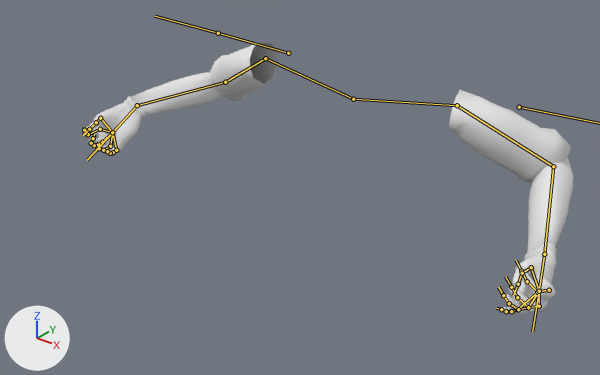
The FBX model Assets/_RPG/Models/FpsArms/FpsArms.fbx: old version first, new version second.
Both versions are drawn from a 50 mm camera at (5.1, -7.32, 3.2) aimed at (0.25, -1.25, -0.56). Every picture has the same lights, and +X, +Y and +Z are marked at lower left. Both versions are drawn at frame 12 of the action 'Armature.001|HitOneHanded'; the numbers are the values there. The bones that bend it are drawn over the model as lines.

In view in the first picture: 'arm'.
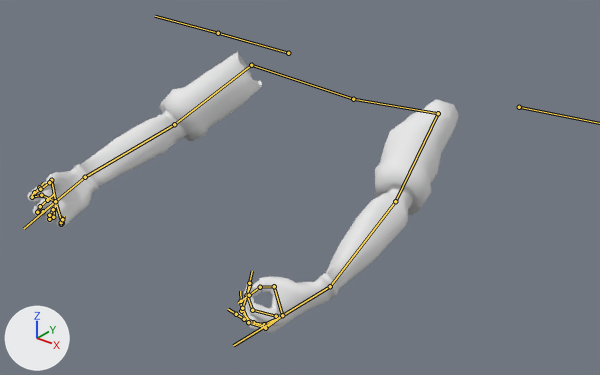
Boxes [x1, y1, x2, y2] around the edits, measured in the pictures (600 x 375 px):
'arm', posed (12% narrower)
    before: [82, 42, 573, 315]
    after: [27, 52, 459, 333]
bone 'Bone_L', root to tip
    before: (353, 99) to (265, 58)
    after: (353, 99) to (251, 65)
bone 'Bone_L.001', root to tip
    before: (265, 58) to (225, 82)
    after: (251, 65) to (174, 124)
bone 'Bone_L.002', root to tip
    before: (225, 82) to (137, 105)
    after: (174, 124) to (85, 177)
bone 'Bone_L.003', root to tip
    before: (137, 105) to (112, 132)
    after: (85, 177) to (55, 201)
bone 'Bone_R', root to tip
    before: (353, 99) to (457, 105)
    after: (353, 99) to (438, 113)
bone 'Bone_R.001', root to tip
    before: (457, 105) to (553, 166)
    after: (438, 113) to (395, 201)
bone 'Bone_R.002', root to tip
    before: (553, 166) to (544, 254)
    after: (395, 201) to (330, 286)
bone 'Bone_R.003', root to tip
    before: (544, 254) to (539, 291)
    after: (330, 286) to (282, 315)

The change in detail:
Bone 'Bone_L' (bone_bone_l) turns from (0, 0, 0) to (0, 2, 13) degrees about its own x, y and z.
Bone 'Bone_L.001' (bone_bone_l_001) turns from (-45, 58, -56) to (-95, 69, -34) degrees about its own x, y and z.
Bone 'Bone_L.002' (bone_bone_l_002) turns from (-96, 23, -13) to (-24, 33, -4) degrees about its own x, y and z.
Bone 'Bone_L.003' (bone_bone_l_003) turns from (16, 15, -26) to (-3, -3, -10) degrees about its own x, y and z.
Bone 'Bone_R' (bone_bone_r) turns from (0, 0, 0) to (0, -2, -14) degrees about its own x, y and z.
Bone 'Bone_R.001' (bone_bone_r_001) turns from (-80, -67, 102) to (-44, -57, -24) degrees about its own x, y and z.
Bone 'Bone_R.002' (bone_bone_r_002) turns from (-93, 11, 11) to (-19, -58, 5) degrees about its own x, y and z.
Bone 'Bone_R.003' (bone_bone_r_003) turns from (7, 0, -1) to (-8, 6, 24) degrees about its own x, y and z.
